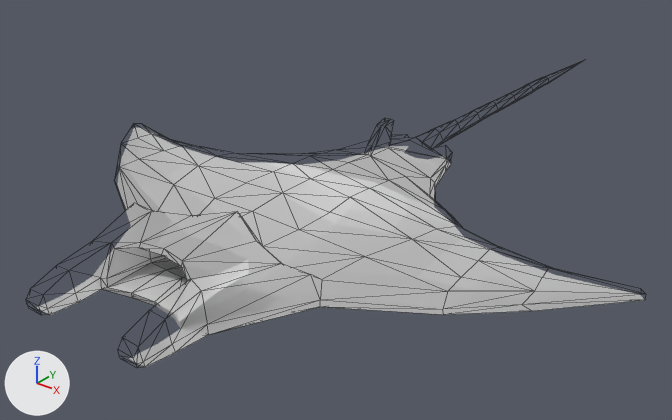
What one commit did to the glTF model asset_packs/animals/Quaternius_AnimatedFish/GLB/Manta ray.glb.
Camera for both pictures: a camera (50 mm lens) standing at (7.0, -7.97, 5.15) and looking at (-0.6, 1.52, -0.74). The lights are fixed; the arrows at lower left show +X, +Y and +Z. The picture after the commit comes second. Mesh edges are drawn as thin lines.

The first picture shows 'MantaRay'.
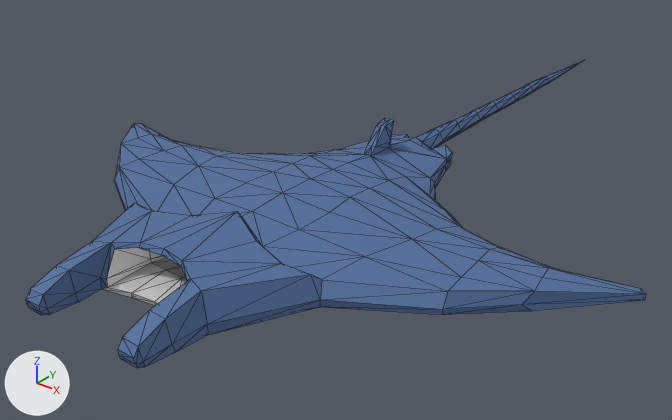
Location of each change, [x1, y1, x2, y2] in pixels of the pictures (672 x 420 px):
```json
{"object": "MantaRay", "change": "surface changed", "before": [26, 61, 646, 368], "after": [26, 61, 646, 368]}
```

Scene script edits in JSON lines:
```json
{"op": "set", "path": "mat_top.alpha", "old": "0.0", "new": "1.0"}
```
